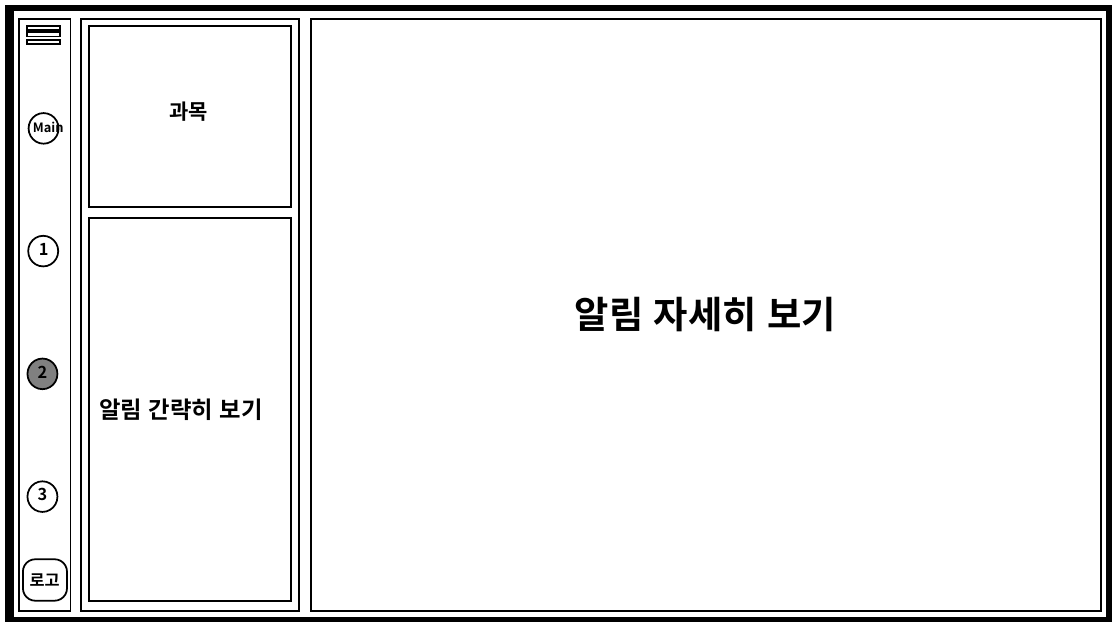
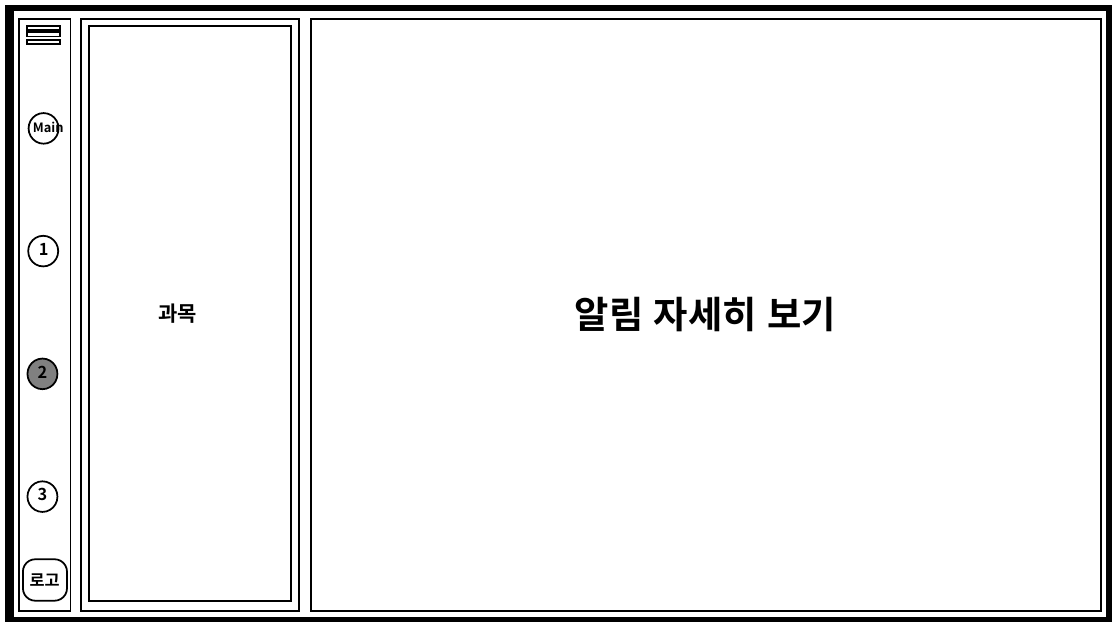
Before and after one commit to CSharp-WPF-team-project/team-project, a slide deck: slide 5 of 계획서, 보고서/구조.pptx. Drawn at 1120x630 pixels with LibreOffice and Linux fonts; fonts in the diff are those of the drawing. Boxes give left, top, right and bottom in pixels: in the first picture for what was removed or moved away, otherwise in the second. Text is boxed around its words. In the diff, an @@ line names an element or a change of style, - is before the commit and + after.

```diff
--- a/계획서, 보고서/구조.pptx
+++ b/계획서, 보고서/구조.pptx
@@ rectangle: place and size @@
-rectangle at <box>89,26,291,208</box>
+rectangle at <box>89,26,291,602</box>
@@ rectangle removed at <box>89,218,291,602</box> @@
@@ text "과목": place and size @@
-text "과목" at <box>169,101,208,121</box>
+text "과목" at <box>159,303,198,323</box>
@@ text removed at <box>99,398,263,420</box> @@
-알림 간략히 보기
```
Also in this commit, not shown: 2 other slides changed, 6 other files.
